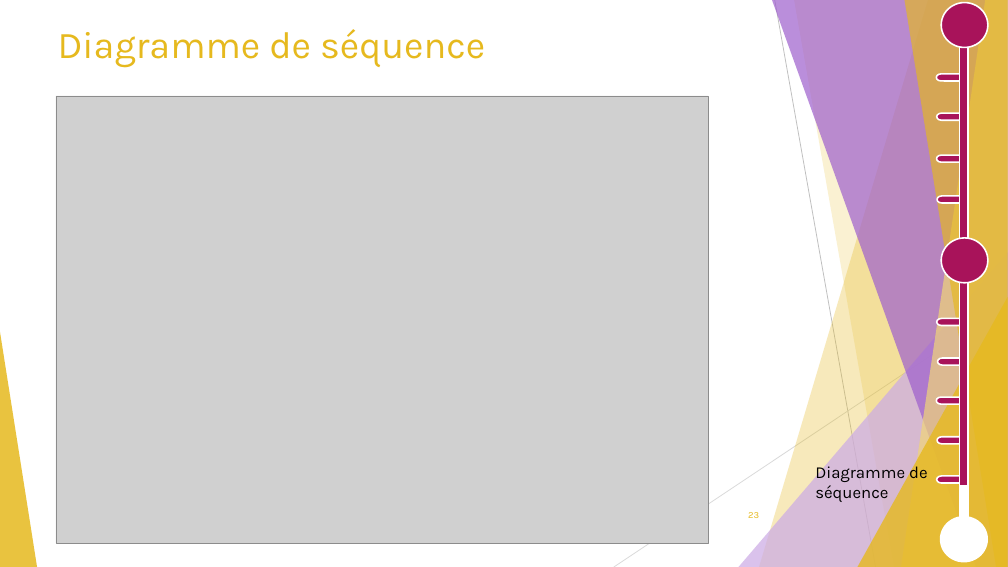
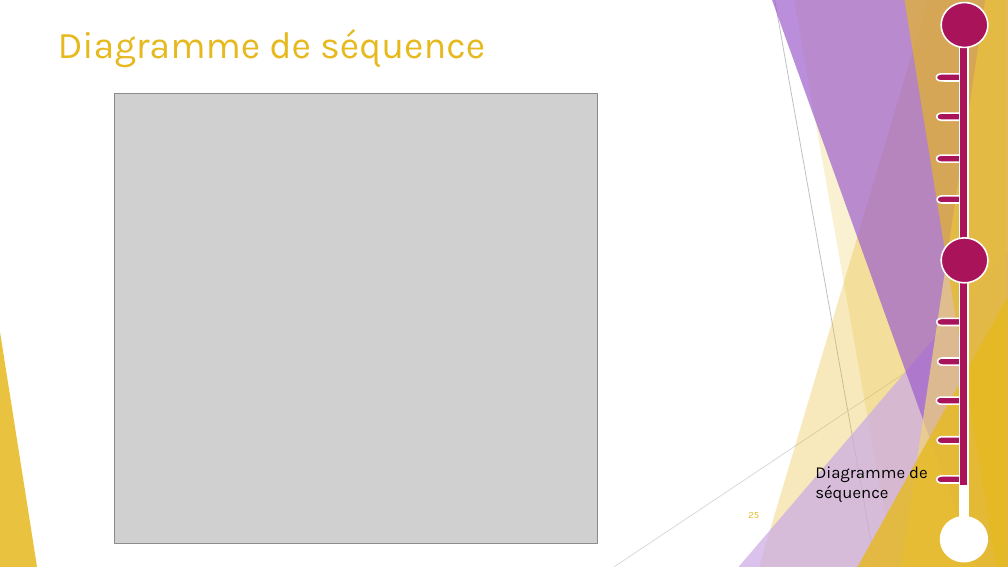
Before and after one commit to GuiguiMvn/Systeme-Escape-Game-Telethon, a slide deck: slide 25 of Cyril/Diapositives/Projet Théléton REVUE 2.pptx (slide 23 before the commit). Drawn at 1008x567 pixels with LibreOffice and Linux fonts; fonts in the diff are those of the drawing; grey boxes stand for pictures. Boxes give left, top, right and bottom in pixels: in the first picture for what was removed or moved away, otherwise in the second. Text is boxed around its words. In the diff, an @@ line names an element or a change of style, - is before the commit and + after.

Commit message:
MAJ diapo revu 2, diagramme de séquence et diagramme de classe

```diff
--- a/Cyril/Diapositives/Projet Théléton REVUE 2.pptx
+++ b/Cyril/Diapositives/Projet Théléton REVUE 2.pptx
@@ picture: place and size @@
-picture at box(56, 96, 708, 544)
+picture at box(114, 93, 597, 543)
@@ page number at box(748, 512, 759, 518): text changed @@
-23
+25
```
Also in this commit, not shown: 5 other slides changed, 2 slides added, 3 other files.
